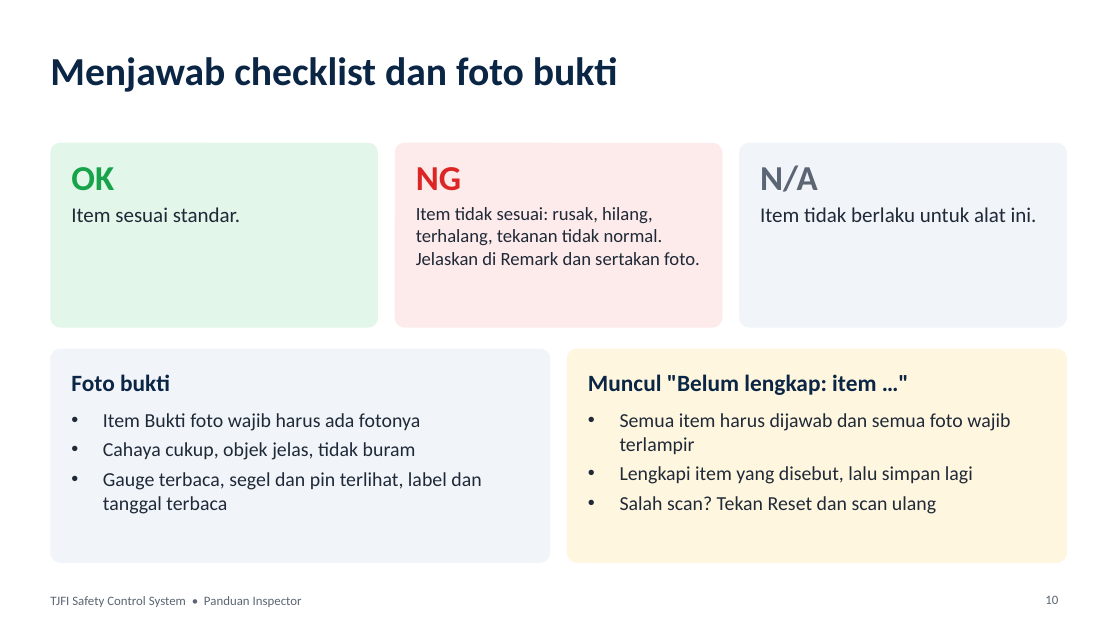
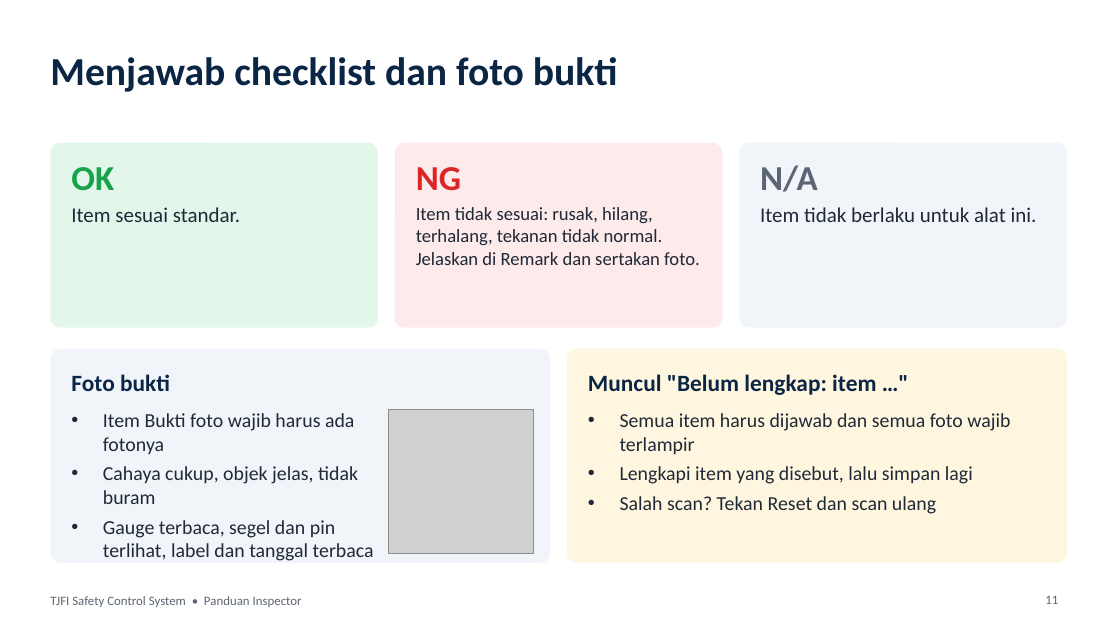
Before and after one commit to tjforge-hse/tjforge-hse.github.io, a slide deck: slide 11 of panduan-inspector.pptx (slide 10 before the commit). Drawn at 1120x630 pixels with LibreOffice and Linux fonts; fonts in the diff are those of the drawing; grey boxes stand for pictures. Boxes give left, top, right and bottom in pixels: in the first picture for what was removed or moved away, otherwise in the second. Text is boxed around its words. In the diff, an @@ line names an element or a change of style, - is before the commit and + after.

```diff
--- a/panduan-inspector.pptx
+++ b/panduan-inspector.pptx
@@ text "Item Bukti foto wajib harus ..." rewrapped from [103, 413, 481, 514] to [103, 413, 374, 561] @@
@@ picture added at [389, 410, 534, 554] @@
@@ page number at [1045, 596, 1058, 604]: text changed @@
-10
+11
```
Also in this commit, not shown: 9 other slides changed, 1 slide added, 1 other file.
